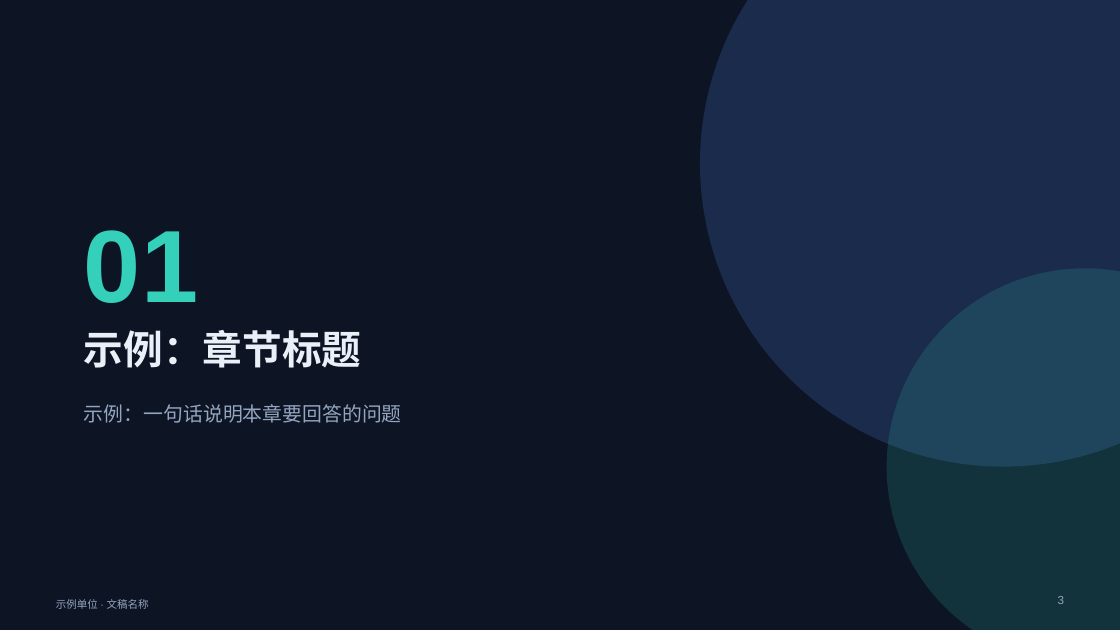
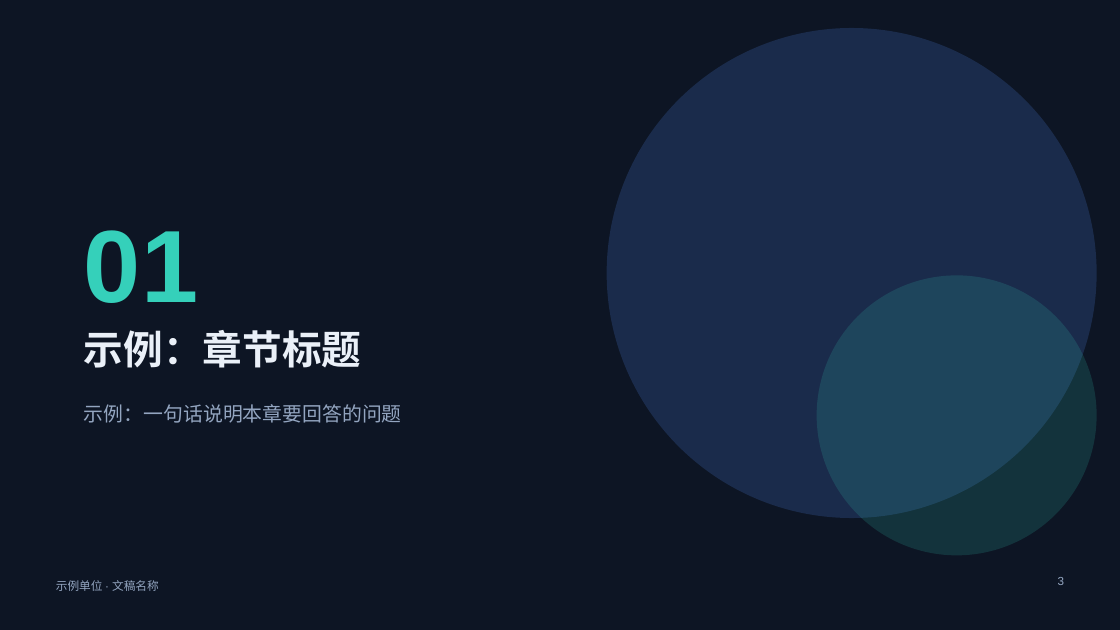
Before and after one commit to dataelement/bisheng, a slide deck: slide 3 of src/backend/bisheng/linsight/builtin_skills/bisheng-pptx/templates/tech-dark/template.pptx. Drawn at 1120x630 pixels with LibreOffice and Linux fonts; fonts in the diff are those of the drawing. Boxes give left, top, right and bottom in pixels: in the first picture for what was removed or moved away, otherwise in the second. Text is boxed around its words. In the diff, an @@ line names an element or a change of style, - is before the commit and + after.

```diff
--- a/src/backend/bisheng/linsight/builtin_skills/bisheng-pptx/templates/tech-dark/template.pptx
+++ b/src/backend/bisheng/linsight/builtin_skills/bisheng-pptx/templates/tech-dark/template.pptx
@@ ellipse: place and size @@
-ellipse at bbox=[700, 0, 1120, 466]
+ellipse at bbox=[607, 28, 1096, 518]
@@ ellipse: place and size @@
-ellipse at bbox=[887, 268, 1120, 630]
+ellipse at bbox=[817, 276, 1096, 555]
@@ text "示例单位 · 文稿名称": place and size @@
-text "示例单位 · 文稿名称" at bbox=[56, 599, 149, 609]
+text "示例单位 · 文稿名称" at bbox=[56, 580, 159, 591]
@@ text "示例单位 · 文稿名称" at bbox=[56, 580, 159, 591]: size 9 to 10 pt @@
@@ page number: place and size @@
-page number at bbox=[1058, 596, 1064, 604]
+page number at bbox=[1058, 577, 1064, 585]
```
Also in this commit, not shown: 14 other slides changed, 18 other files.
